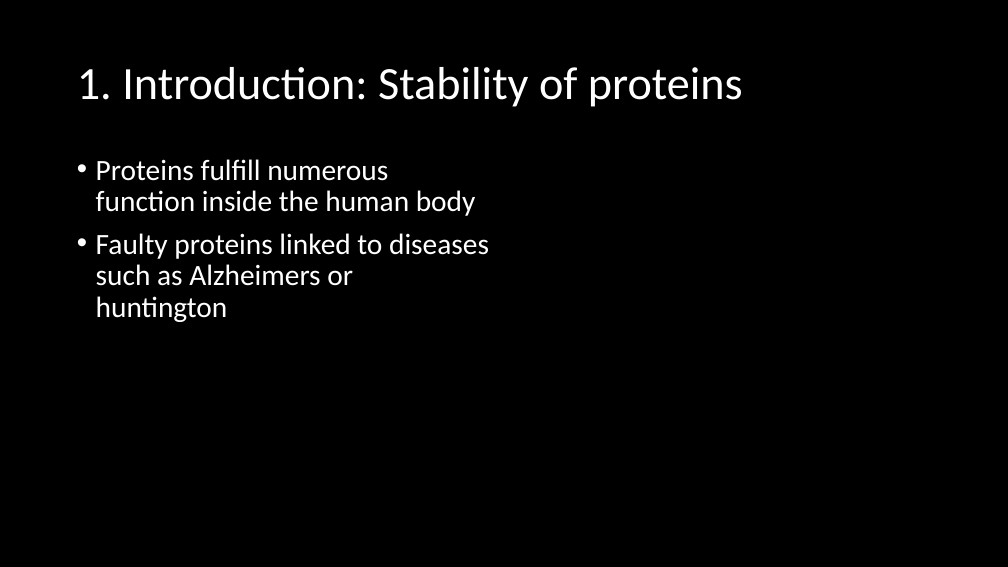
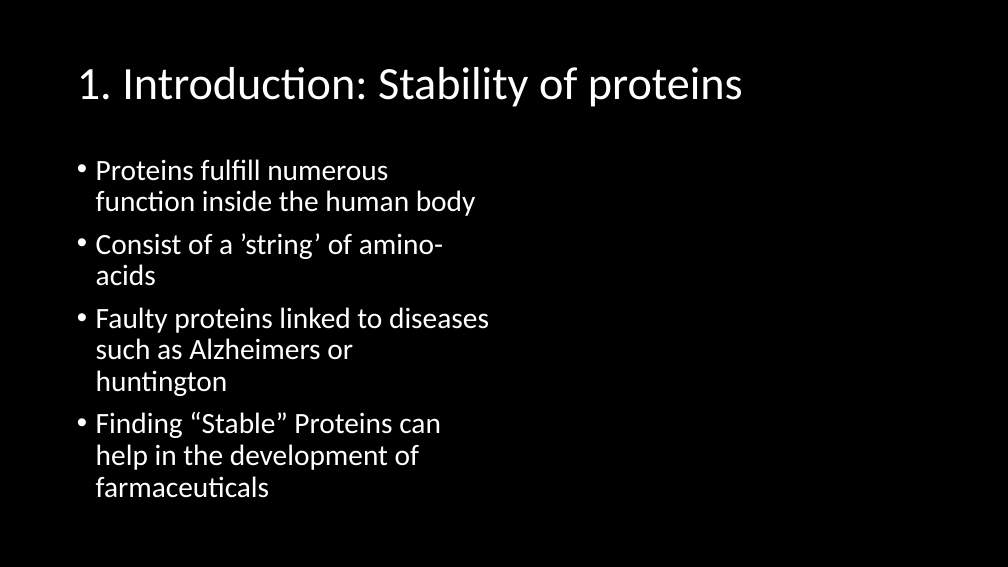
Before and after one commit to Loek21/Protein-Pow-d-er, a slide deck: slide 3 of Documentation/PPP, Week 2, Meeting 1.pptx. Drawn at 1008x567 pixels with LibreOffice and Linux fonts; fonts in the diff are those of the drawing. Boxes give left, top, right and bottom in pixels: in the first picture for what was removed or moved away, otherwise in the second. Text is boxed around its words. In the diff, an @@ line names an element or a change of style, - is before the commit and + after.

Commit message:
PPP Update
Introduction and State Space

```diff
--- a/Documentation/PPP, Week 2, Meeting 1.pptx
+++ b/Documentation/PPP, Week 2, Meeting 1.pptx
@@ text at <box>96,233,443,286</box>: paragraph added @@
+• Consist of a ’string’ of amino-acids
@@ text at <box>96,412,441,498</box>: paragraph added @@
+• Finding “Stable” Proteins can help in the development of farmaceuticals
```
Also in this commit, not shown: 2 other slides changed, 1 slide removed.
